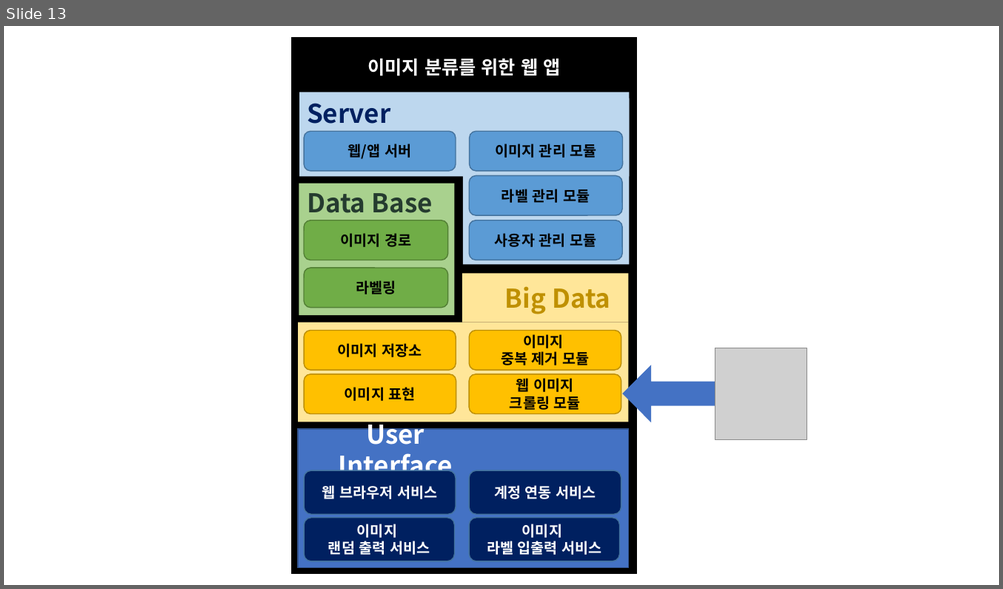
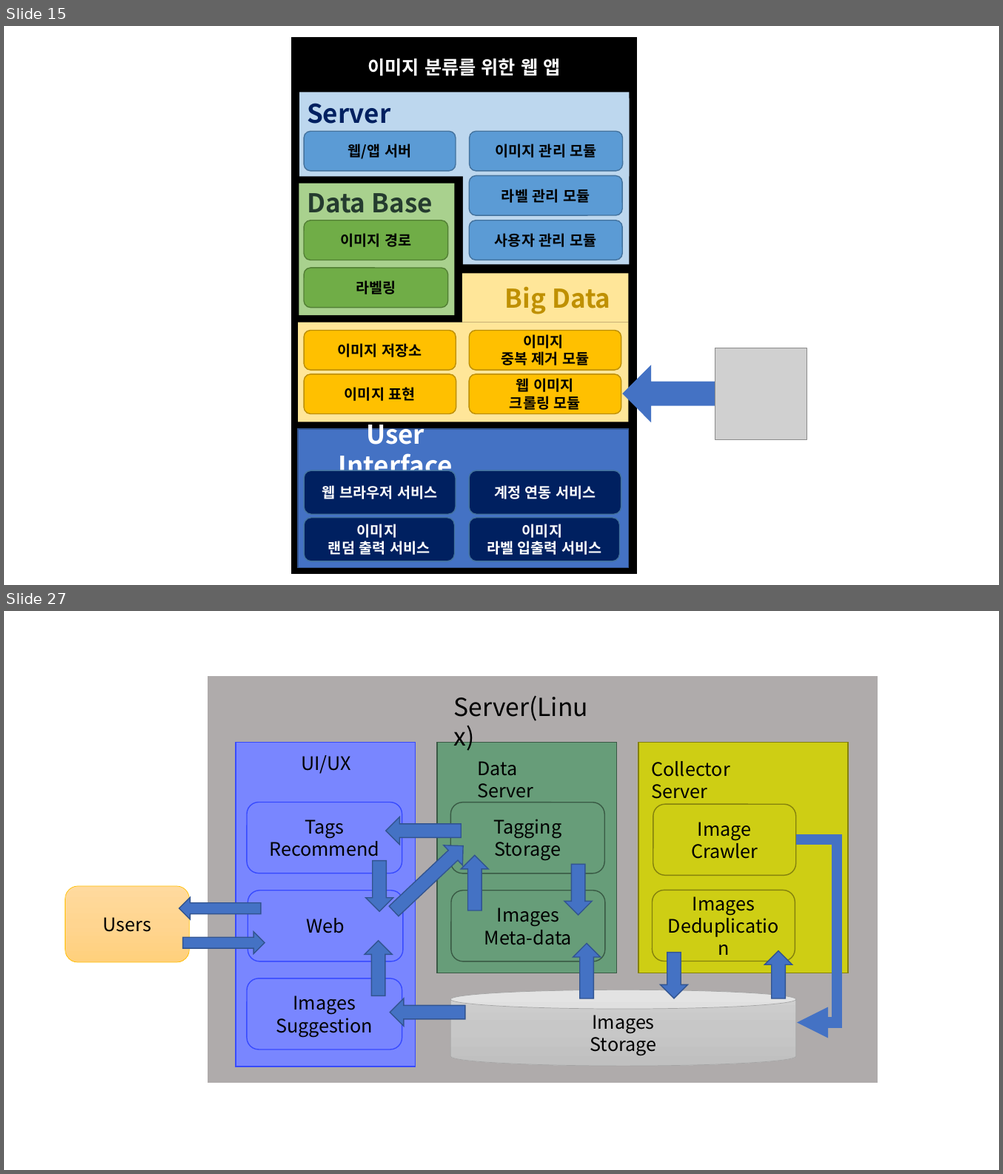
Before and after one commit to DCUSnSLab/Image-Labeling-Project, a slide deck: mdRes/Image_Labeling_Architecture_(ing).pptx. Shown one above the other, each under a label of ours: slide 13 before the commit, slides 15 and 27 after it; the slides between them are not shown. The pictures are 1003x589 and 1003x1174 pixels, drawn with LibreOffice and Linux fonts; fonts in the diff are those of the drawing; grey boxes stand for pictures. Boxes give left, top, right and bottom in pixels: in the first picture for what was removed or moved away, otherwise in the second. Text is boxed around its words. In the diff, an @@ line names an element or a change of style, - is before the commit and + after.

```diff
--- a/mdRes/Image_Labeling_Architecture_(ing).pptx
+++ b/mdRes/Image_Labeling_Architecture_(ing).pptx
@@ slide 27 added at (4, 611, 999, 1170), background #FFFFFF @@
@@ rectangle added at (208, 677, 877, 1082), fill #AFABAB, outline #AFABAB 1 pt @@
@@ text added at (454, 695, 588, 721), 24 pt, text #000000 @@
+Server(Linux)
@@ rectangle added at (236, 742, 416, 1067), fill #7986FF, outline #374AFF 1 pt @@
@@ rectangle added at (437, 742, 617, 973), fill #679D79, outline #395944 1 pt @@
@@ rectangle added at (638, 742, 848, 973), fill #CECE14, outline #84810D 1 pt @@
@@ text added at (301, 755, 351, 774), 18 pt, text #000000 @@
+UI/UX
@@ text added at (478, 761, 534, 798), 18 pt, text #000000 @@
+Data Server
@@ text added at (651, 761, 729, 799), 18 pt, text #000000 @@
+Collector Server
@@ rounded rectangle added at (247, 803, 401, 874), fill #7986FF, outline #374AFF 1 pt, 18 pt, text #000000 @@
+Tags
+Recommend
@@ rounded rectangle added at (451, 803, 605, 874), fill #679D79, outline #395944 1 pt, 18 pt, text #000000 @@
+Tagging
+Storage
@@ rounded rectangle added at (653, 804, 796, 875), fill #CECE14, outline #84810D 1 pt, 18 pt, text #000000 @@
+Image
+Crawler
@@ right arrow added at (386, 817, 461, 845), fill #4472C4, outline #325491 1 pt @@
@@ right arrow added at (384, 837, 472, 922), fill #4472C4, outline #325491 1 pt @@
@@ elbow arrow added from (796, 840) to (797, 1023), #4472C4 10 pt @@
@@ right arrow added at (365, 861, 393, 912), fill #4472C4, outline #325491 1 pt @@
@@ right arrow added at (461, 855, 489, 911), fill #4472C4, outline #325491 1 pt @@
@@ right arrow added at (564, 864, 592, 915), fill #4472C4, outline #325491 1 pt @@
@@ rounded rectangle added at (65, 886, 189, 963), fill gradient #FFDB9E to #FFD590 to #FFD07C, outline #FFC000 0.5 pt, 18 pt, text #000000 @@
+Users
@@ right arrow added at (179, 897, 261, 919), fill #4472C4, outline #325491 1 pt @@
@@ rounded rectangle added at (248, 891, 403, 962), fill #7986FF, outline #374AFF 1 pt, 18 pt, text #000000 @@
+Web
@@ rounded rectangle added at (451, 891, 605, 962), fill #679D79, outline #395944 1 pt, 18 pt, text #000000 @@
+Images
+Meta-data
@@ rounded rectangle added at (652, 890, 795, 961), fill #CECE14, outline #84810D 1 pt, 18 pt, text #000000 @@
+Images
+Deduplication
@@ right arrow added at (183, 932, 264, 954), fill #4472C4, outline #325491 1 pt @@
@@ right arrow added at (364, 941, 392, 997), fill #4472C4, outline #325491 1 pt @@
@@ right arrow added at (573, 943, 600, 999), fill #4472C4, outline #325491 1 pt @@
@@ right arrow added at (660, 953, 688, 999), fill #4472C4, outline #325491 1 pt @@
@@ right arrow added at (765, 951, 792, 999), fill #4472C4, outline #325491 1 pt @@
@@ rounded rectangle added at (247, 979, 401, 1050), fill #7986FF, outline #374AFF 1 pt, 18 pt, text #000000 @@
+Images Suggestion
@@ right arrow added at (390, 999, 465, 1027), fill #4472C4, outline #325491 1 pt @@
@@ cylinder added at (451, 990, 797, 1066), fill gradient #D2D2D2 to #C8C8C8 to #C0C0C0, outline #A5A5A5 0.5 pt, 18 pt, text #000000 @@
+Images
+Storage
@@ what was slide 13 is now slide 15 @@
```
Also in this commit, not shown: 1 slide changed, 17 other slides added.
